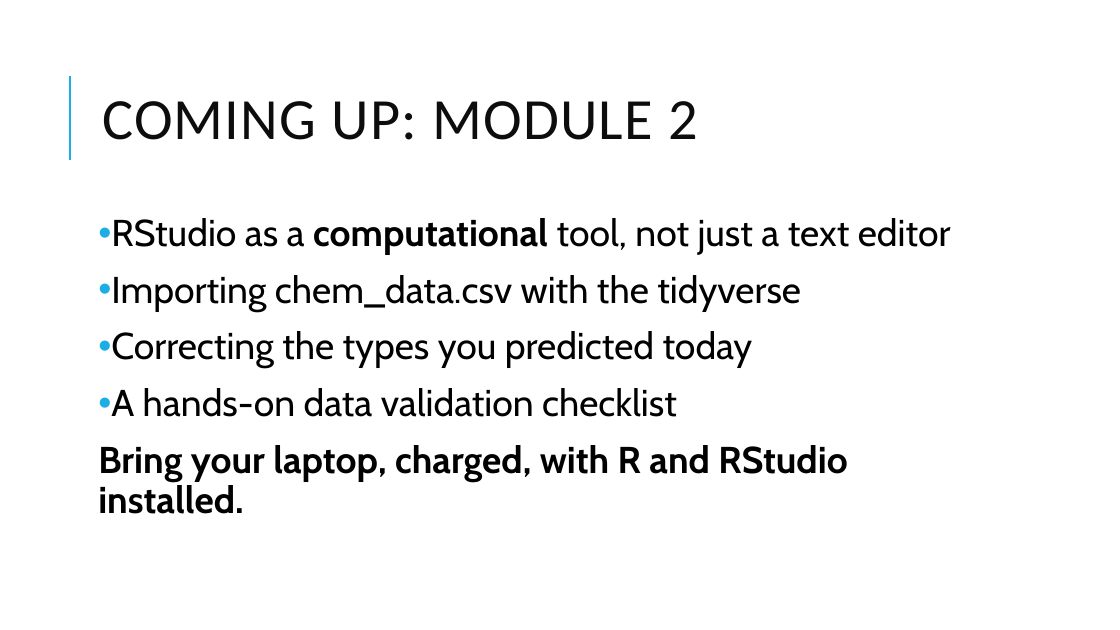
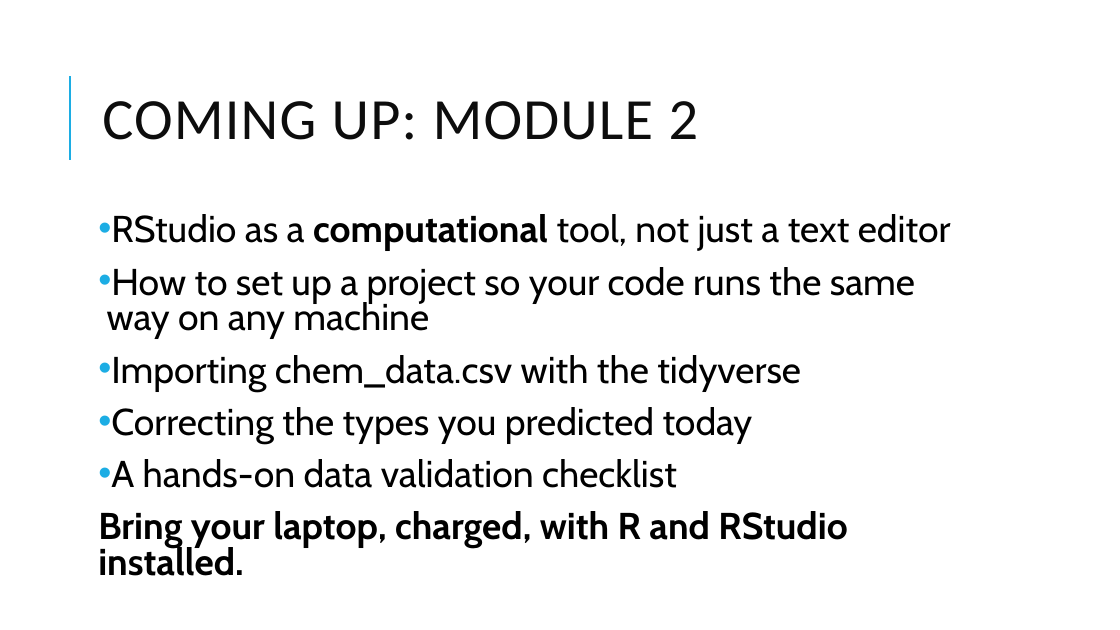
Before and after one commit to pcmathias/MSACL-data-literacy, a slide deck: slide 44 of updates_2026/presentations/module_1_slides.pptx (slide 27 before the commit). Drawn at 1120x630 pixels with LibreOffice and Linux fonts; fonts in the diff are those of the drawing. Boxes give left, top, right and bottom in pixels: in the first picture for what was removed or moved away, otherwise in the second. Text is boxed around its words. In the diff, an @@ line names an element or a change of style, - is before the commit and + after.

Commit message:
updated module 1 materials

```diff
--- a/updates_2026/presentations/module_1_slides.pptx
+++ b/updates_2026/presentations/module_1_slides.pptx
@@ text at (98,214,951,576): line spacing 0.9 to 0.8 @@
@@ text at (107,267,915,339): paragraph added @@
+• How to set up a project so your code runs the same way on any machine
```
Also in this commit, not shown: 16 other slides changed, 21 slides added, 3 slides removed, 4 other files.
